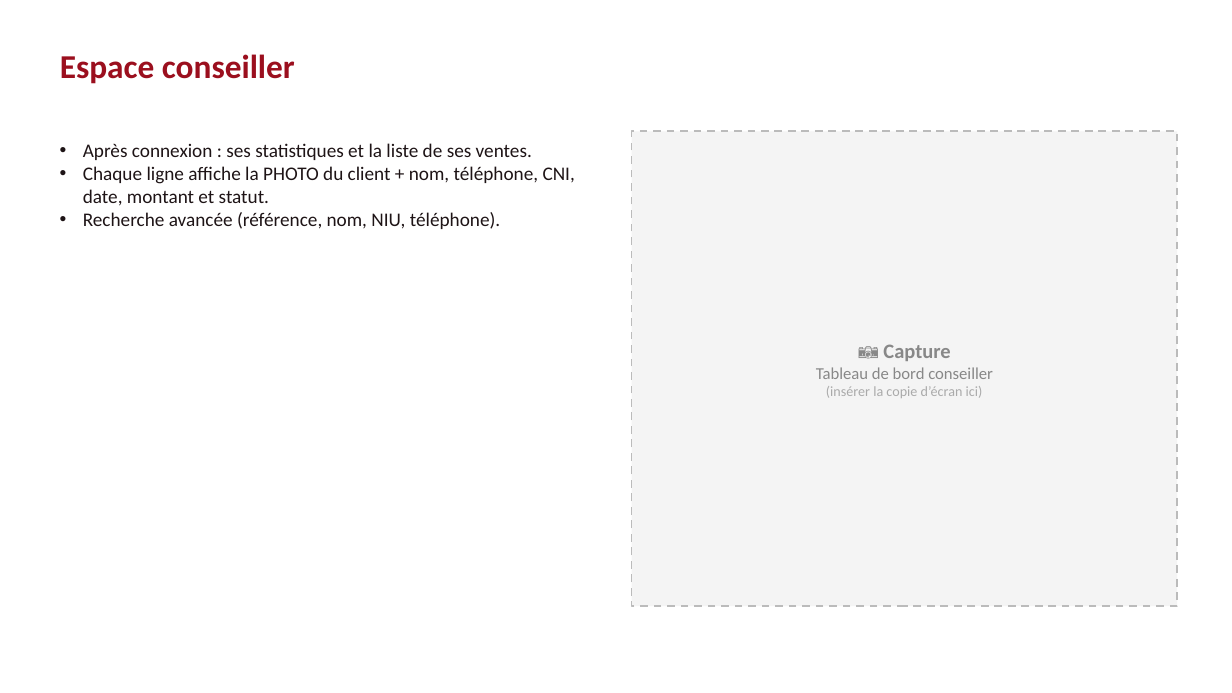
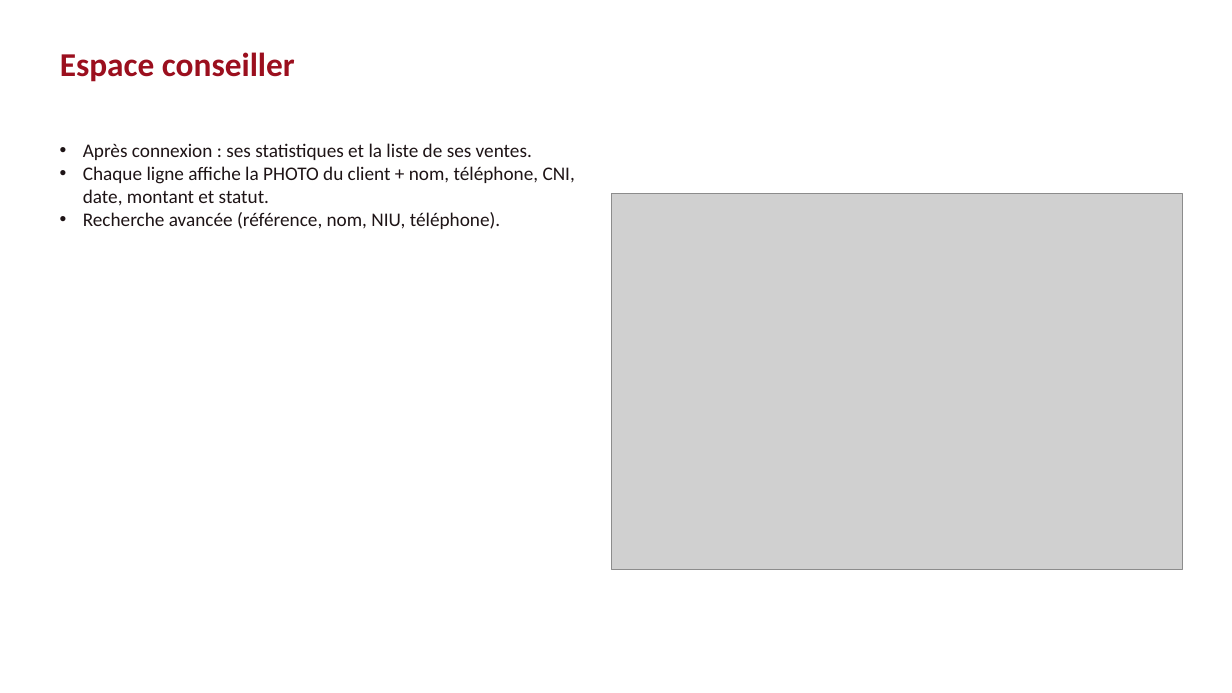
Before and after one commit to Efraim0601/promoteApp, a slide deck: slide 15 of docs/Guide-utilisateur-Carte-Promote.pptx. Drawn at 1232x693 pixels with LibreOffice and Linux fonts; fonts in the diff are those of the drawing; grey boxes stand for pictures. Boxes give left, top, right and bottom in pixels: in the first picture for what was removed or moved away, otherwise in the second. Text is boxed around its words. In the diff, an @@ line names an element or a change of style, - is before the commit and + after.

```diff
--- a/docs/Guide-utilisateur-Carte-Promote.pptx
+++ b/docs/Guide-utilisateur-Carte-Promote.pptx
@@ rectangle removed at [632,131,1178,606] @@
-📷 Capture
-Tableau de bord conseiller
-(insérer la copie d’écran ici)
@@ picture added at [612,193,1183,570] @@
```
Also in this commit, not shown: 22 other slides changed, 1 slide added, 2 slides removed, 12 other files.
